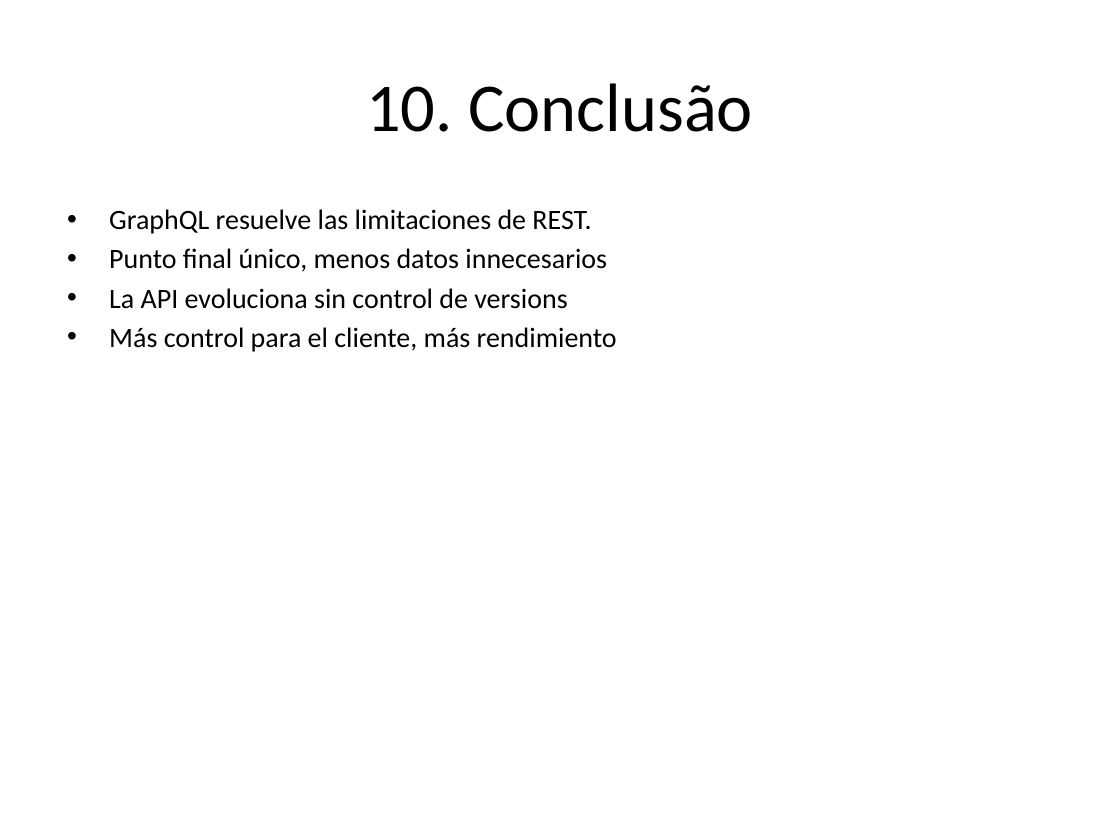
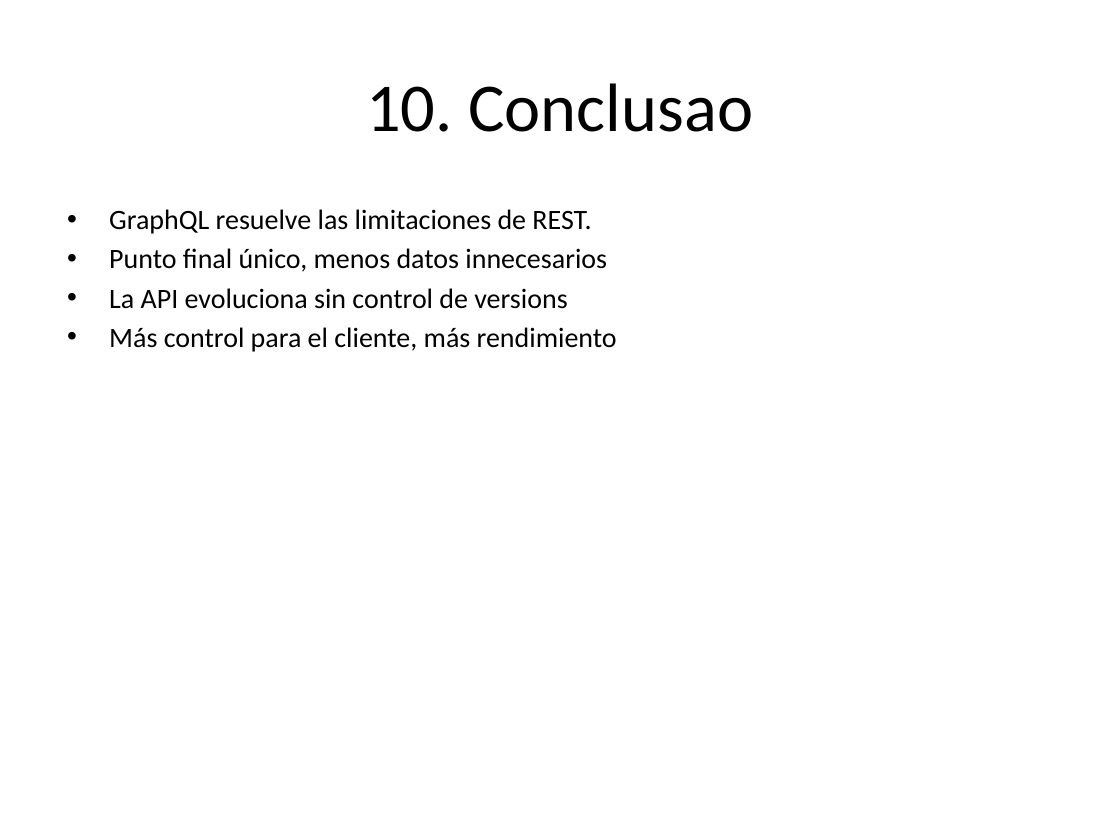
Before and after one commit to pedrobvferreira/graphql, a slide deck: slide 14 of presentation_es.pptx (slide 12 before the commit). Drawn at 1120x840 pixels with LibreOffice and Linux fonts; fonts in the diff are those of the drawing. Boxes give left, top, right and bottom in pixels: in the first picture for what was removed or moved away, otherwise in the second. Text is boxed around its words. In the diff, an @@ line names an element or a change of style, - is before the commit and + after.

```diff
--- a/presentation_es.pptx
+++ b/presentation_es.pptx
@@ title at [366,83,753,132]: text changed @@
-10. Conclusão
+10. Conclusao
```
Also in this commit, not shown: 6 other slides changed, 2 slides added, 1 other file.
